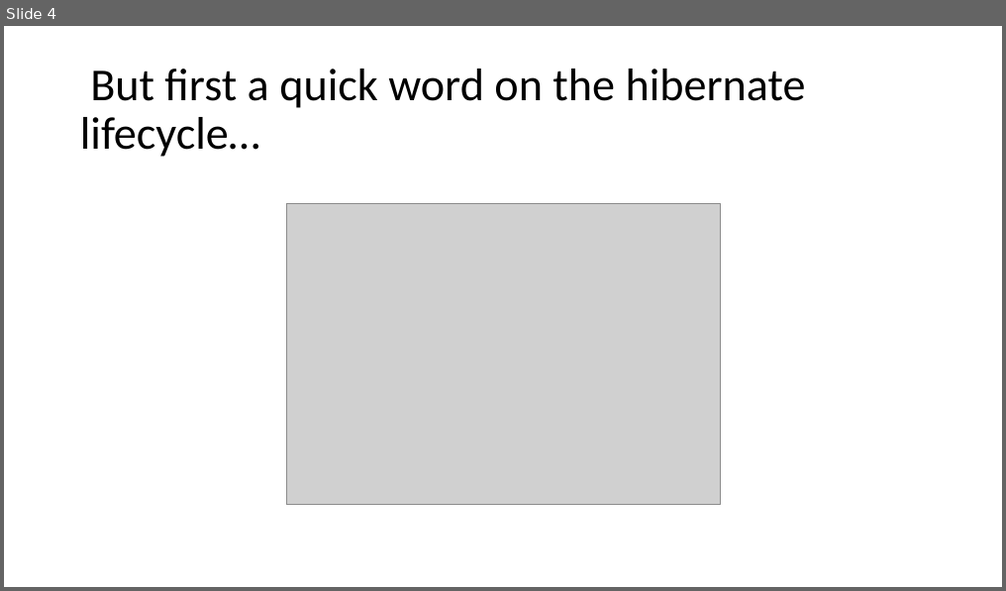
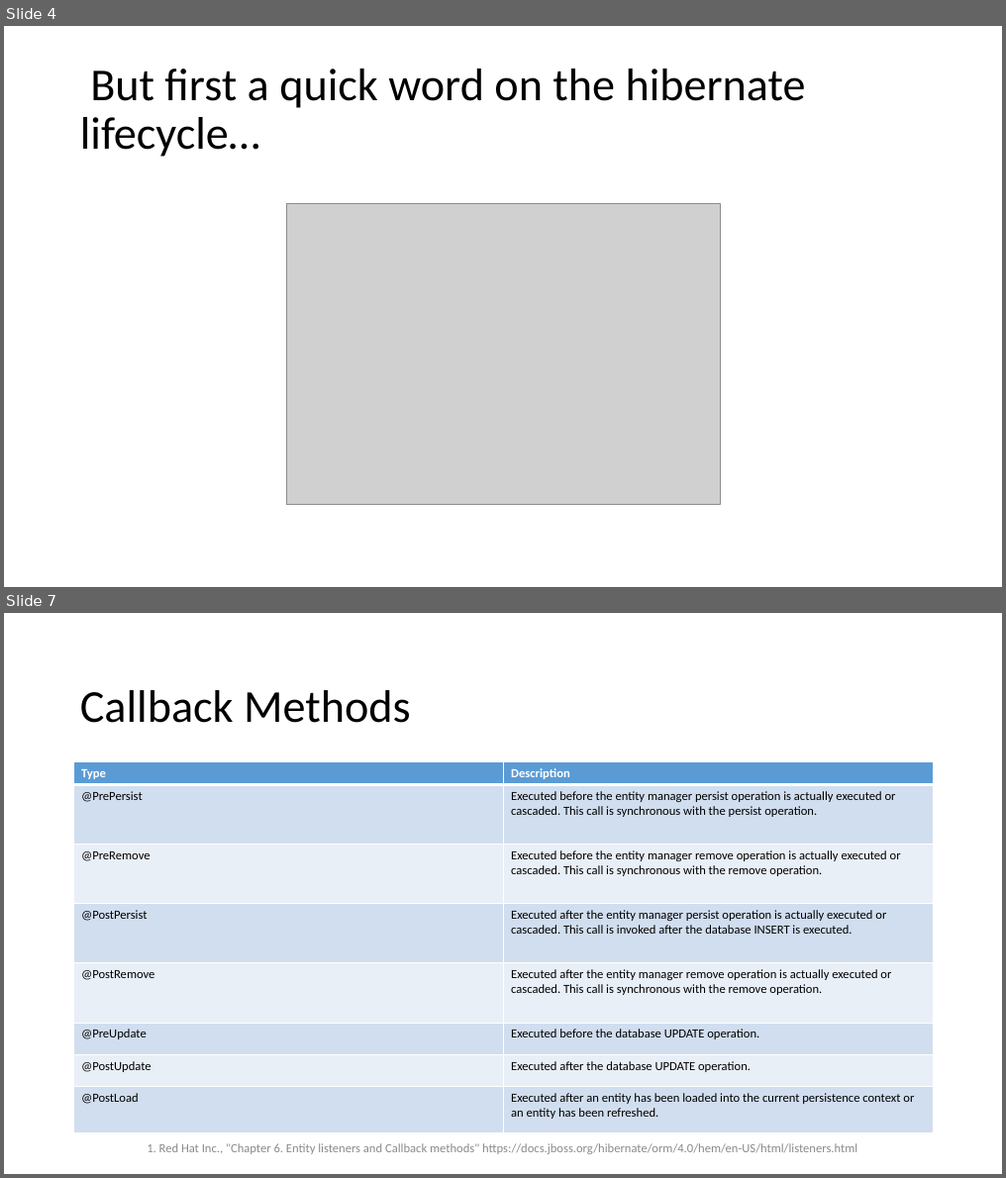
Before and after one commit to sfaria/hibernate_customization_demo, a slide deck: Customizing Hibernate with Annotations.pptx. Shown one above the other, each under a label of ours: slide 4 before the commit, slides 4 and 7 after it; the slides between them are not shown. The pictures are 1006x591 and 1006x1178 pixels, drawn with LibreOffice and Linux fonts; fonts in the diff are those of the drawing; grey boxes stand for pictures. Boxes give left, top, right and bottom in pixels: in the first picture for what was removed or moved away, otherwise in the second. Text is boxed around its words. In the diff, an @@ line names an element or a change of style, - is before the commit and + after.

```diff
--- a/Customizing Hibernate with Annotations.pptx
+++ b/Customizing Hibernate with Annotations.pptx
@@ slide 7 added at box(4, 613, 1002, 1174), background #FFFFFF @@
@@ title added at box(80, 690, 411, 723), 44 pt, text #000000 @@
+Callback Methods
@@ table added at box(73, 761, 933, 1133), 8 rows, 2 columns @@
+Type | Description
+@PrePersist | Executed before the entity manager persist operation is actually executed or cascaded. This call is synchronous with the persist operation.
+@PreRemove | Executed before the entity manager remove operation is actually executed or cascaded. This call is synchronous with the remove operation.
+@PostPersist | Executed after the entity manager persist operation is actually executed or cascaded. This call is invoked after the database INSERT is executed.
+@PostRemove | Executed after the entity manager remove operation is actually executed or cascaded. This call is synchronous with the remove operation.
+@PreUpdate | Executed before the database UPDATE operation.
+@PostUpdate | Executed after the database UPDATE operation.
+@PostLoad | Executed after an entity has been loaded into the current persistence context or an entity has been refreshed.
@@ text added at box(147, 1144, 857, 1155), 12 pt, text #8C8C8C @@
+1. Red Hat Inc., "Chapter 6. Entity listeners and Callback methods" https://docs.jboss.org/hibernate/orm/4.0/hem/en-US/html/listeners.html
```
Also in this commit, not shown: 6 other slides added, 1 other file.
